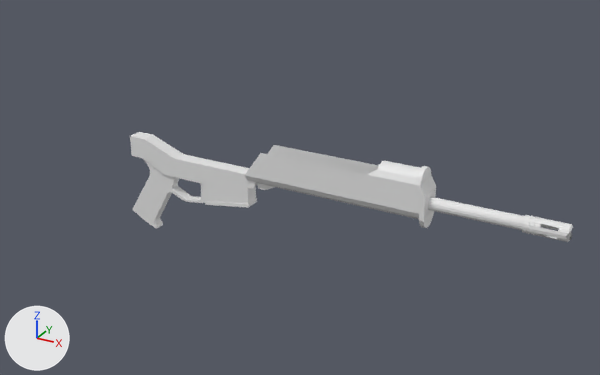
An edit to the Blender file BlenderMeshes/rifle.blend, drawn before and after from the same camera.
Rendered twice from a 50 mm camera at (3.38, -4.98, 2.37) aimed at (0.52, 0.22, -0.23). The axes (+X, +Y, +Z) are drawn at lower left. The lights are the same throughout.

Script lines for the objects in view, before the commit:
```python
me_cylinder = bpy.data.meshes.new('Cylinder')
me_cylinder.from_pydata(...)  # 344 vertices, 325 faces, 4 loose edges; spans x -1.1..1.1, y -1.1..1.1, z -16.0..1.0
me_plane = bpy.data.meshes.new('Plane')
me_plane.from_pydata(...)  # 62 vertices, 43 faces; spans x -0.634..0.555, y -0.064..0.064, z -0.251..0.201
me_plane_002 = bpy.data.meshes.new('Plane.002')
me_plane_002.from_pydata(...)  # 92 vertices, 50 faces; spans x -0.299..0.478, y -0.037..0.037, z -0.304..0.331
ob_barrel = bpy.data.objects.new('Barrel', me_cylinder)
ob_barrel.location = (2.557, 0.0, -0.028)
ob_barrel.rotation_euler = (0.0, 1.571, 0.0)  # degrees (0, 90, 0)
ob_barrel.scale = (0.0578, 0.0578, 0.0578)
ob_handle = bpy.data.objects.new('Handle', me_plane_002)
ob_handle.location = (-0.663, 0.0, -0.469)
ob_handle.scale = (1.0, 1.12, 1.0)
ob_handleupper = bpy.data.objects.new('HandleUpper', me_plane)
ob_handleupper.location = (-0.271, 0.0, -0.174)
# also in view: 'Bed' at (0.94, 0.0, 0.01)
```
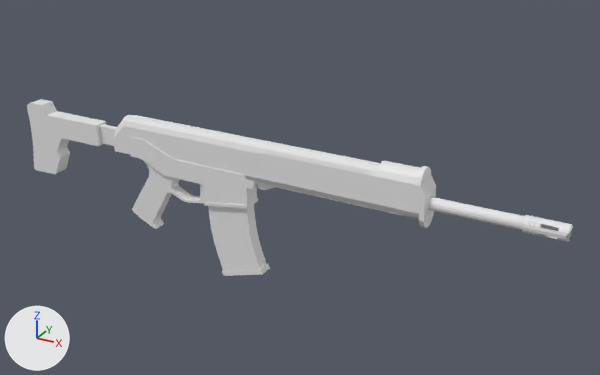
Commit message: rifle model wip 2

Scene script edits in JSON lines:
```json
{"op": "add", "block": "me_plane_005", "code": ["me_plane_005 = bpy.data.meshes.new('Plane.005')", "me_plane_005.from_pydata(...)  # 60 vertices, 36 faces; spans x -0.238..0.755, y -0.062..0.062, z -0.308..0.334"]}
{"op": "add", "block": "me_cylinder_002", "code": ["me_cylinder_002 = bpy.data.meshes.new('Cylinder.002')", "me_cylinder_002.from_pydata(...)  # 52 vertices, 46 faces; spans x -1.72..0.84, y -0.12..0.12, z -0.13..0.18"]}
{"op": "add", "block": "me_plane_004", "code": ["me_plane_004 = bpy.data.meshes.new('Plane.004')", "me_plane_004.from_pydata(...)  # 32 vertices, 22 faces; spans x -0.171..0.333, y -0.047..0.049, z -1.038..-0.309"]}
{"op": "set", "path": "ob_handleupper.scale", "old": "(1.0, 1.0, 1.0)", "new": "(1.0, 1.26, 1.0)"}
{"op": "set", "path": "ob_handle.scale", "old": "(1.0, 1.12, 1.0)", "new": "(1.0, 1.38, 1.0)"}
{"op": "add", "block": "ob_stock", "code": ["ob_stock = bpy.data.objects.new('Stock', me_plane_005)", "ob_stock.location = (-1.814, 0.0, -0.19)"]}
{"op": "add", "block": "ob_lock", "code": ["ob_lock = bpy.data.objects.new('Lock', me_cylinder_002)", "ob_lock.location = (0.645, 0.0, 0.0)", "ob_lock.scale = (1.0, 0.556, 1.0)"]}
{"op": "add", "block": "ob_mag", "code": ["ob_mag = bpy.data.objects.new('Mag', me_plane_004)", "ob_mag.location = (0.0, 0.0, 0.0)", "ob_mag.scale = (1.0, 1.19, 1.0)"]}
```

What differs and where, as boxes [x1, y1, x2, y2] in the pictures (600 x 375 px):
```json
{"object": "Lock", "change": "added", "after": [114, 115, 402, 215]}
{"object": "HandleUpper", "change": "rescaled", "before": [130, 132, 258, 208], "after": [129, 136, 258, 208]}
{"object": "Stock", "change": "added", "after": [27, 99, 117, 174]}
{"object": "Mag", "change": "added", "after": [208, 204, 270, 276]}
{"object": "Handle", "change": "rescaled", "before": [133, 159, 205, 228], "after": [132, 161, 204, 229]}
```
